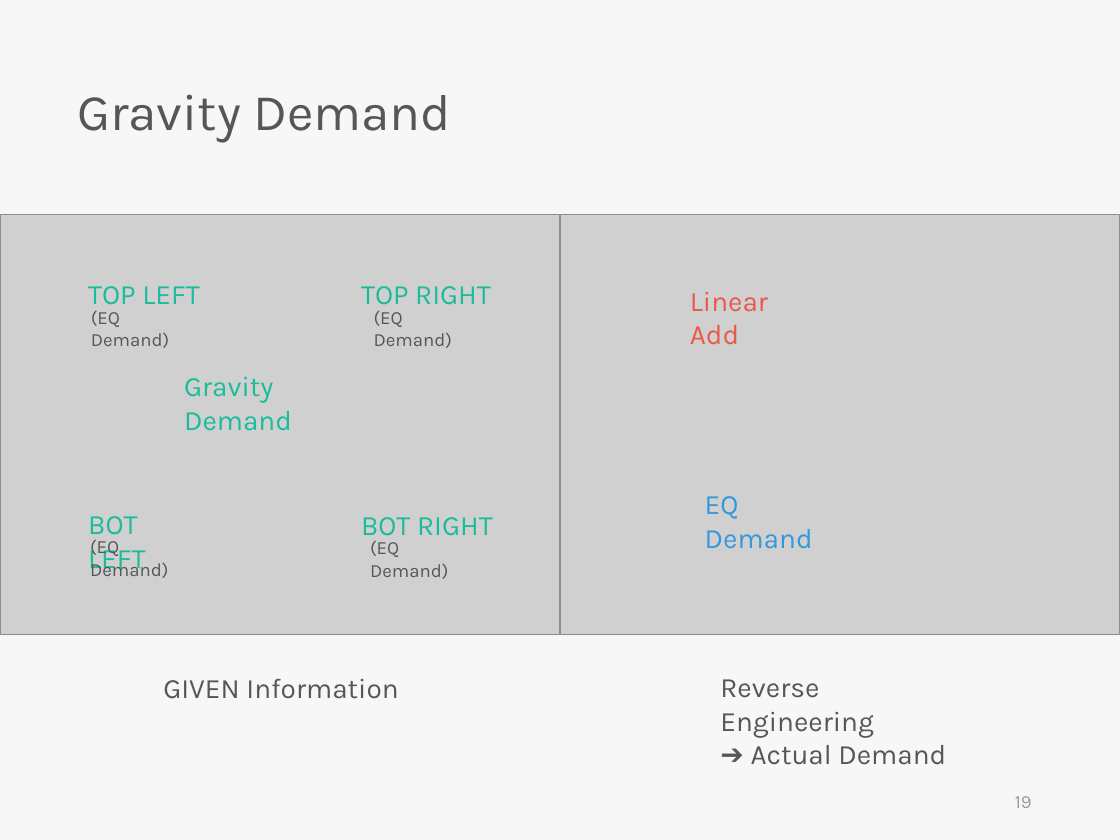
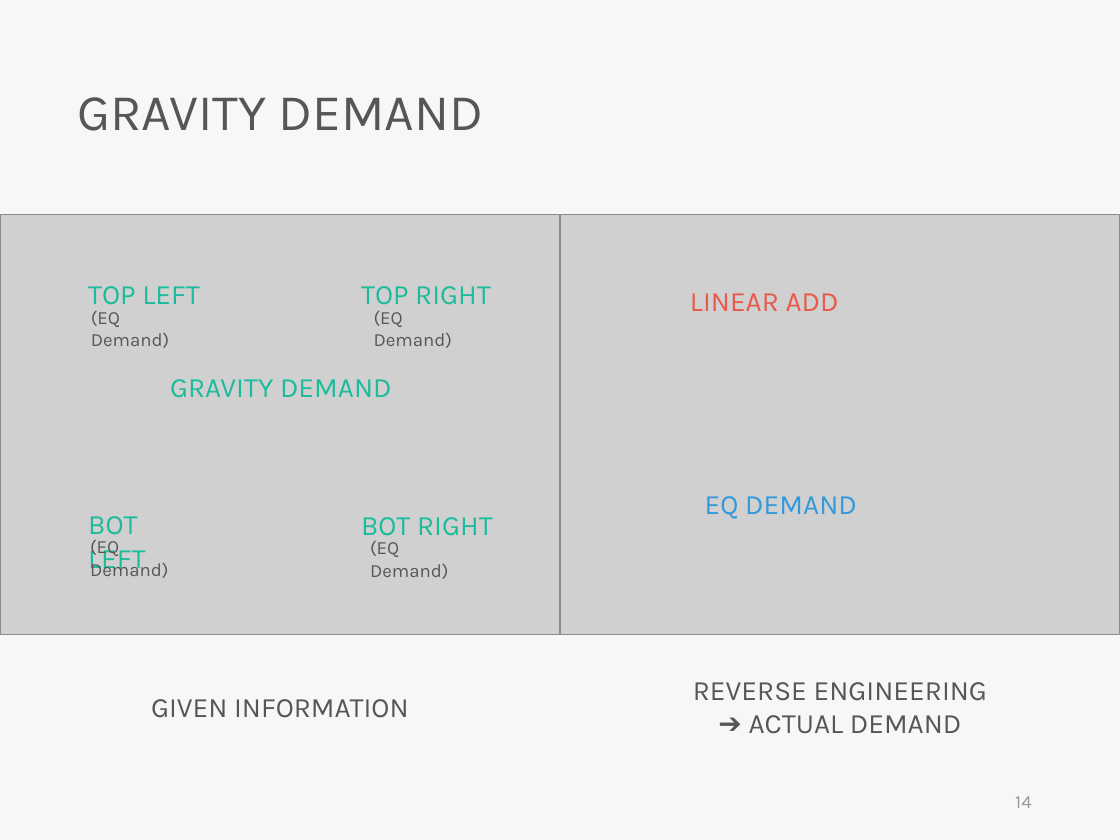
Before and after one commit to skyran1278/VbaProject, a slide deck: slide 14 of 20180126_SmartSplice/20180823_Meeting/SmartSplice.pptx (slide 19 before the commit). Drawn at 1120x840 pixels with LibreOffice and Linux fonts; fonts in the diff are those of the drawing; grey boxes stand for pictures. Boxes give left, top, right and bottom in pixels: in the first picture for what was removed or moved away, otherwise in the second. Text is boxed around its words. In the diff, an @@ line names an element or a change of style, - is before the commit and + after.

```diff
--- a/20180126_SmartSplice/20180823_Meeting/SmartSplice.pptx
+++ b/20180126_SmartSplice/20180823_Meeting/SmartSplice.pptx
@@ text at <box>77,97,484,131</box>: text changed @@
-Gravity Demand
+GRAVITY DEMAND
@@ text at <box>690,293,839,311</box>: text changed @@
-Linear Add
+LINEAR ADD
@@ text at <box>170,379,392,398</box>: text changed @@
-Gravity Demand
+GRAVITY DEMAND
@@ text at <box>705,496,857,519</box>: text changed @@
-EQ Demand
+EQ DEMAND
@@ text at <box>693,682,987,734</box>: text changed @@
-Reverse Engineering
-➔ Actual Demand
+REVERSE ENGINEERING
+➔ ACTUAL DEMAND
@@ text at <box>151,699,409,718</box>: text changed @@
-GIVEN Information
+GIVEN INFORMATION
@@ page number at <box>1015,796,1032,808</box>: text changed @@
-19
+14
```
Also in this commit, not shown: 17 other slides changed, 3 slides added, 3 slides removed, 5 other files.
